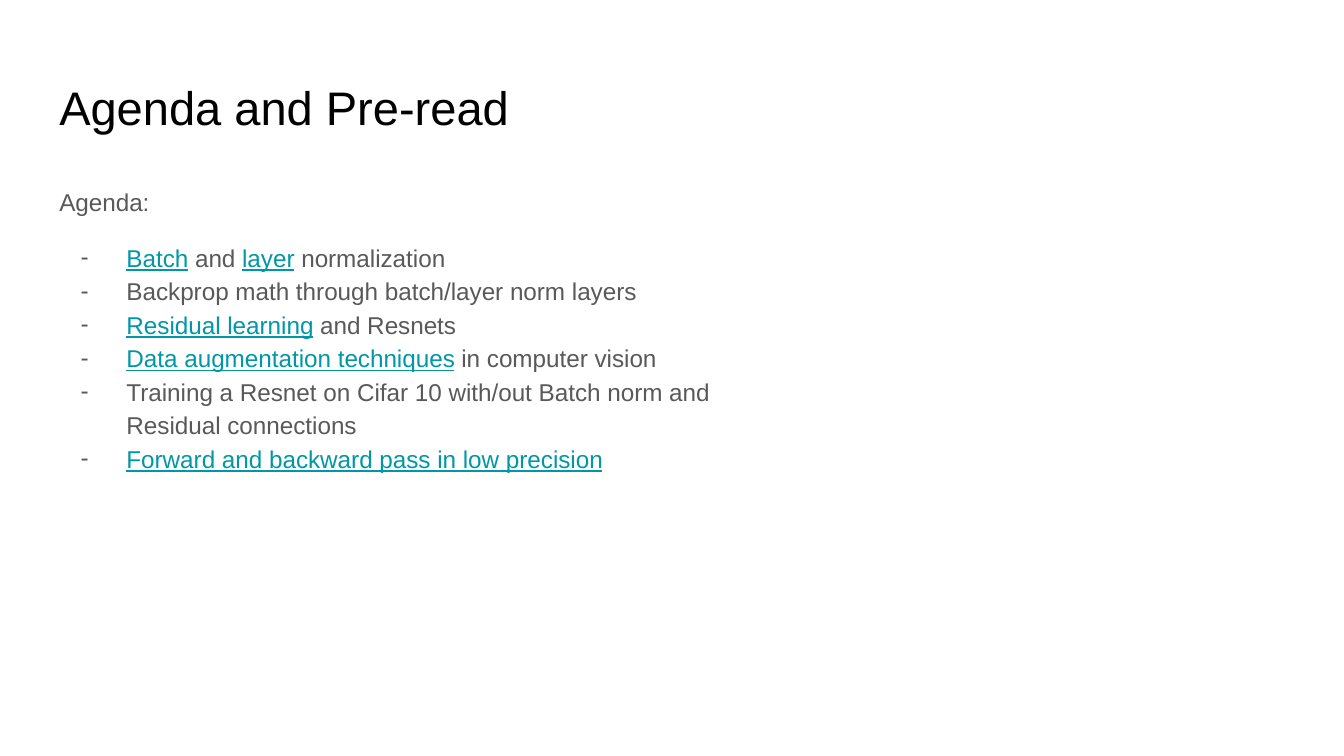
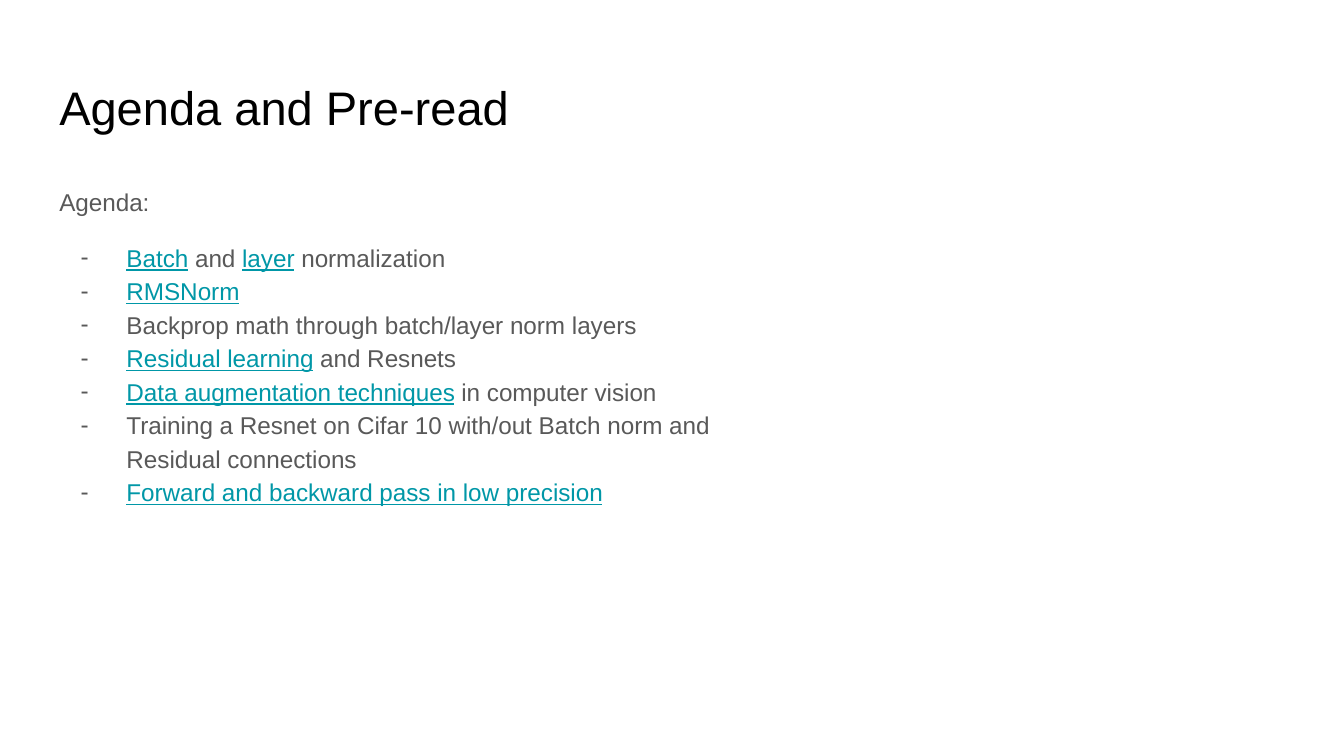
Before and after one commit to ankur6ue/deep-learning-course, a slide deck: slide 2 of Module 5/class_5.2/deep_learning_course_class_5.2.pptx. Drawn at 1344x756 pixels with LibreOffice and Linux fonts; fonts in the diff are those of the drawing. Boxes give left, top, right and bottom in pixels: in the first picture for what was removed or moved away, otherwise in the second. Text is boxed around its words. In the diff, an @@ line names an element or a change of style, - is before the commit and + after.

```diff
--- a/Module 5/class_5.2/deep_learning_course_class_5.2.pptx
+++ b/Module 5/class_5.2/deep_learning_course_class_5.2.pptx
@@ text at box(126, 283, 239, 304): paragraph added @@
+– RMSNorm
```
Also in this commit, not shown: 2 other slides changed, 1 slide added, 1 other file.
